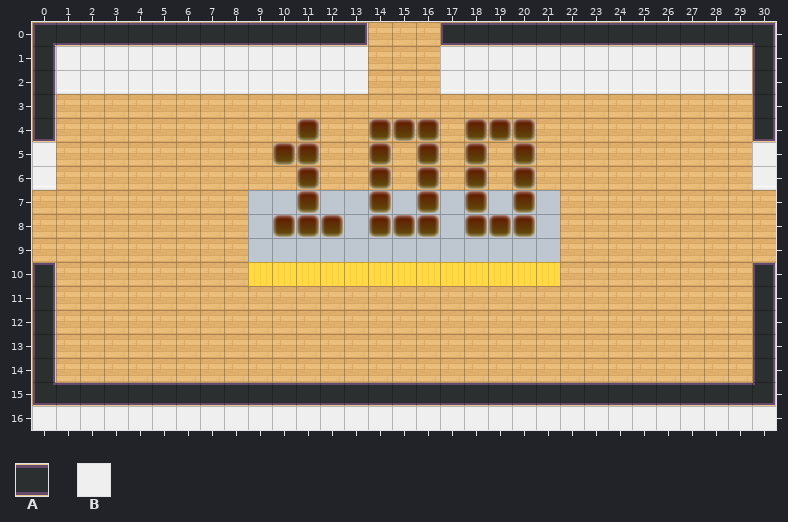
Two versions of a level (Tiled map (JSON), dist/map/100.json). The picture above is the old version.
Cells are 32x32 px. Shown: x 0..30, y 0..16.
Key: from "tileset5_export": A 56, B 62.
_ is an empty cell.
Layers that did not change in this view are not listed.
Layer "door-south" before, first column x 8:
 8 __________________
 9 __________________
10 __________________
11 __________________
12 __________________
13 __________________
14 __________________
15 _____AAAAA________
16 ______BBB_________
After:
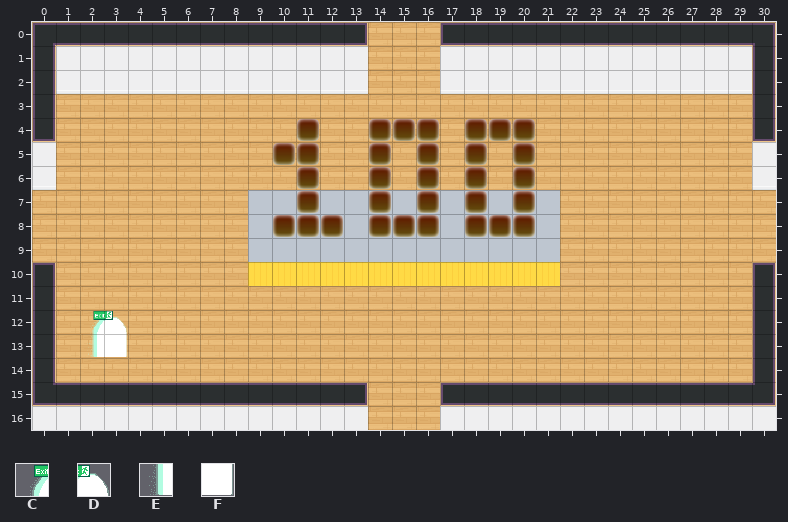
Further tiles: from "worldExit": C 0, D 1, E 2, F 3.
Tiles of an added or newly shown layer are drawn over the layers below it.
Difference:
Changed rows in their new state; . is an unchanged cell.
Layer "block-south" (now hidden):
first column x 14:
15 ___
16 ___
Layer "door-south" (now hidden):
first column x 13:
15 _____
16 .___.
Layer "LOBBY" (added):
first column x 2:
12 CD
13 EF
Pixel boxes of the changes (left, top, right, bottom) in both pictures:
added: (87, 311, 127, 357)
removed: (365, 382, 443, 430)
